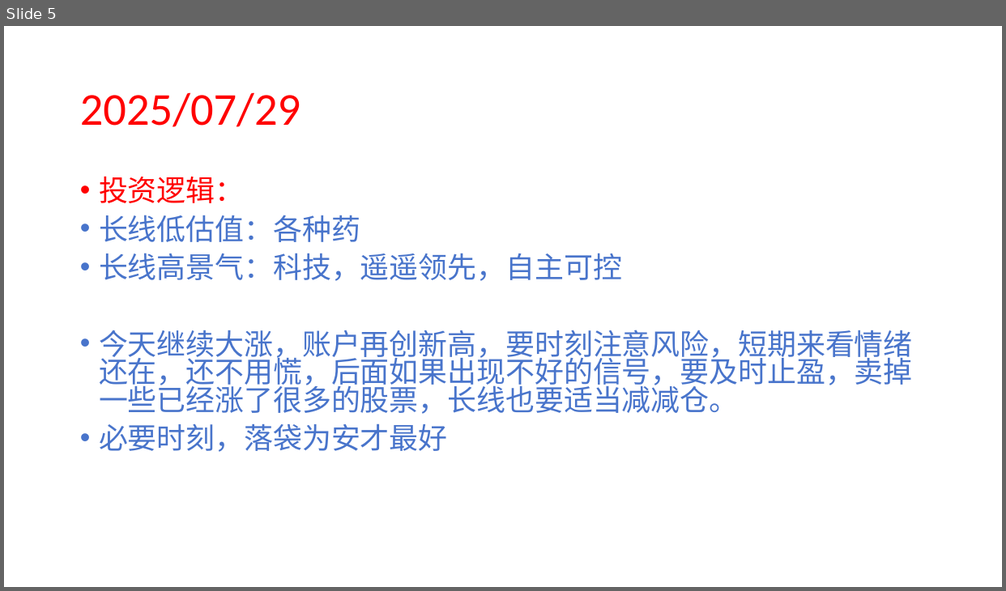
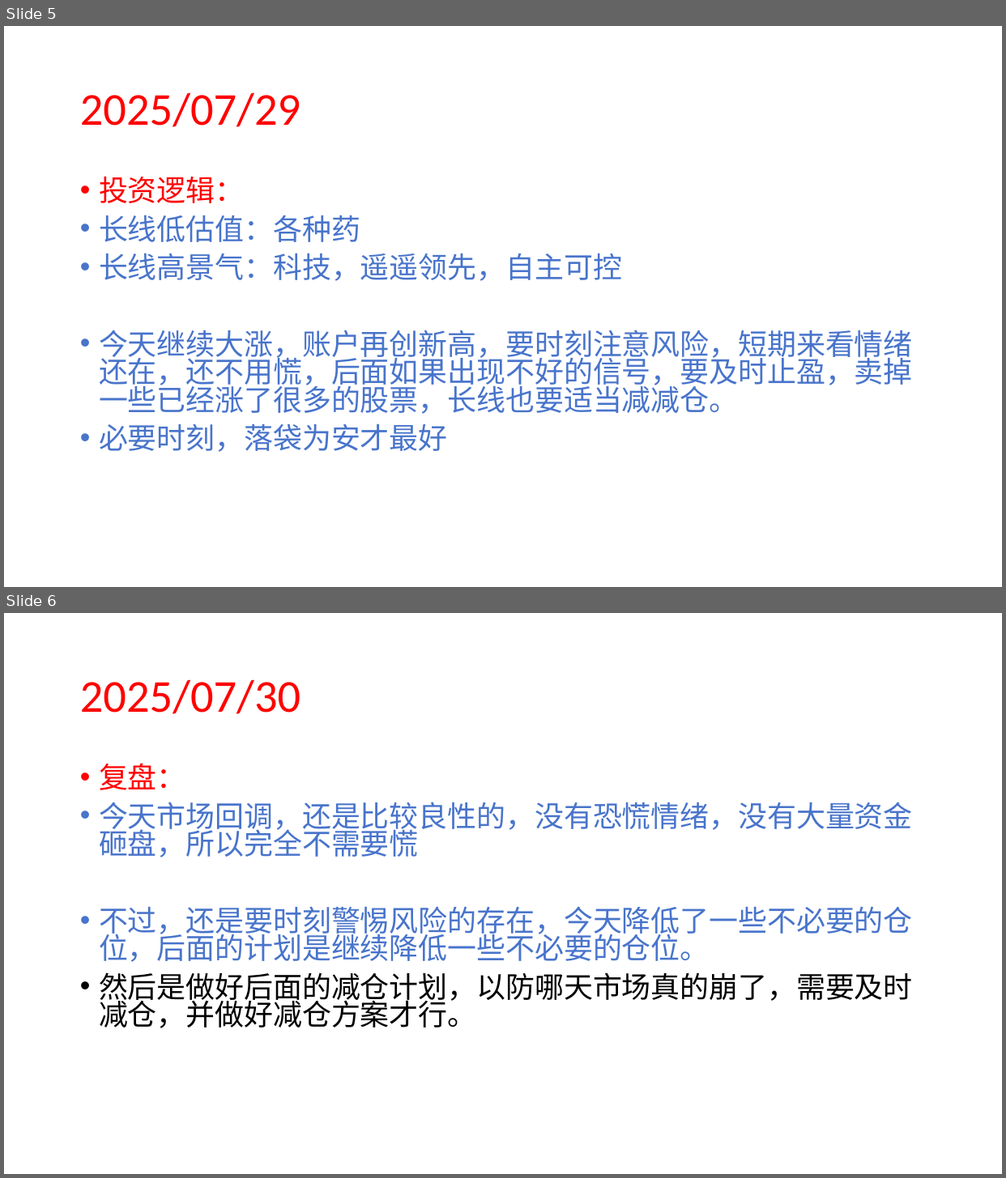
Before and after one commit to 873459621/FFMPEG, a slide deck: 复盘.pptx. Shown one above the other, each under a label of ours: slide 5 before the commit, slides 5 and 6 after it. The pictures are 1006x591 and 1006x1178 pixels, drawn with LibreOffice and Linux fonts; fonts in the diff are those of the drawing. Boxes give left, top, right and bottom in pixels: in the first picture for what was removed or moved away, otherwise in the second. Text is boxed around its words. In the diff, an @@ line names an element or a change of style, - is before the commit and + after.

```diff
--- a/复盘.pptx
+++ b/复盘.pptx
@@ slide 6 added at box(4, 613, 1002, 1174), background #FFFFFF @@
@@ title added at box(80, 679, 300, 714), 44 pt, text #FF0000 @@
+2025/07/30
@@ text added at box(99, 763, 913, 1029), 28 pt, text #4874CB @@
+• 复盘：
+• 今天市场回调，还是比较良性的，没有恐慌情绪，没有大量资金砸盘，所以完全不需要慌
+• 不过，还是要时刻警惕风险的存在，今天降低了一些不必要的仓位，后面的计划是继续降低一些不必要的仓位。
+• 然后是做好后面的减仓计划，以防哪天市场真的崩了，需要及时减仓，并做好减仓方案才行。
```
Also in this commit, not shown: 1 other file.
